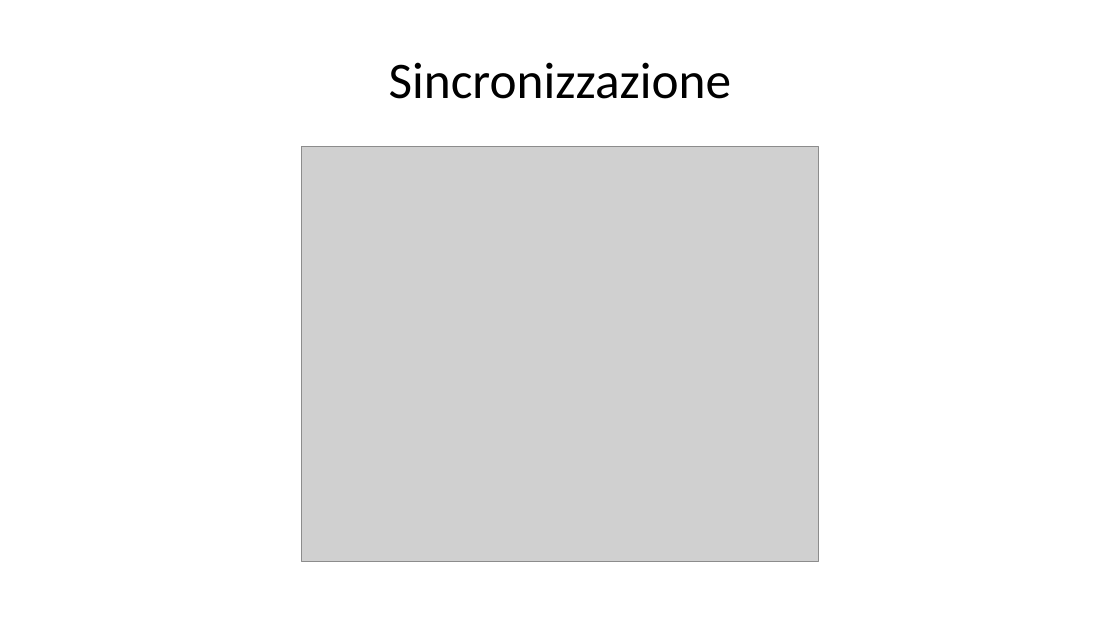
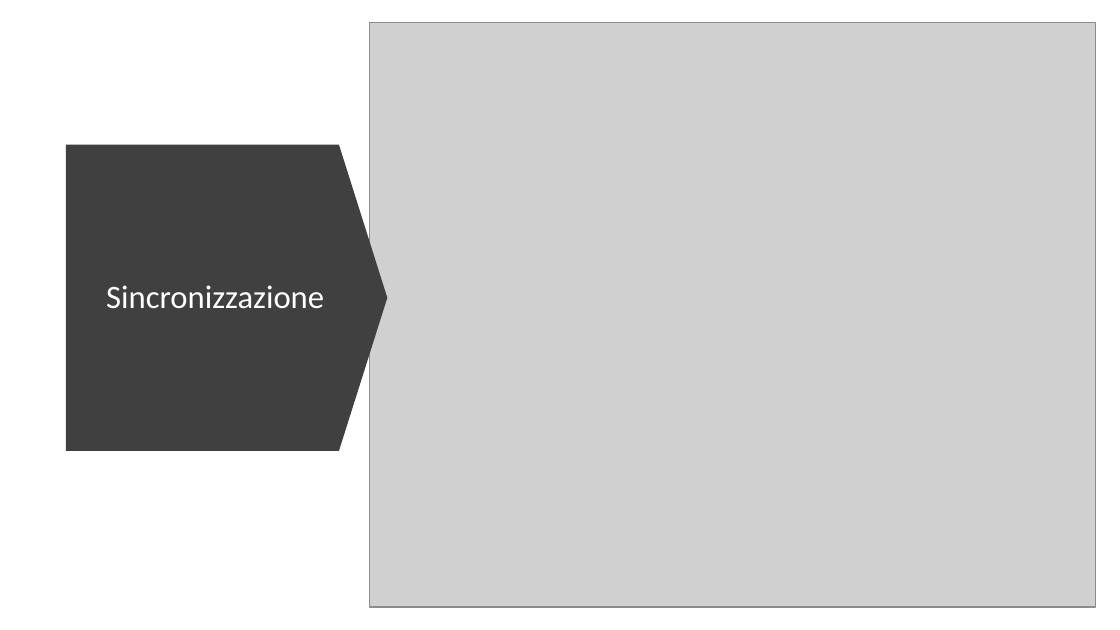
Before and after one commit to vgrazian/MediTrace, a slide deck: slide 11 of docs/presentation/medi-trace-editable.pptx (slide 19 before the commit). Drawn at 1120x630 pixels with LibreOffice and Linux fonts; fonts in the diff are those of the drawing; grey boxes stand for pictures. Boxes give left, top, right and bottom in pixels: in the first picture for what was removed or moved away, otherwise in the second. Text is boxed around its words. In the diff, an @@ line names an element or a change of style, - is before the commit and + after.

```diff
--- a/docs/presentation/medi-trace-editable.pptx
+++ b/docs/presentation/medi-trace-editable.pptx
@@ picture: place and size @@
-picture at [301, 147, 818, 562]
+picture at [370, 22, 1095, 607]
@@ down arrow added at [66, 144, 388, 450], fill #404040 @@
@@ title "Sincronizzazione": place and size @@
-title "Sincronizzazione" at [389, 62, 732, 99]
+title "Sincronizzazione" at [106, 285, 324, 308]
@@ title "Sincronizzazione" at [106, 285, 324, 308]: size 33 to 21 pt, text colour #000000 to #FFFFFF; line spacing 1 to 0.9 @@
```
Also in this commit, not shown: 15 other slides changed, 1 slide added, 10 slides removed, 27 other files.
